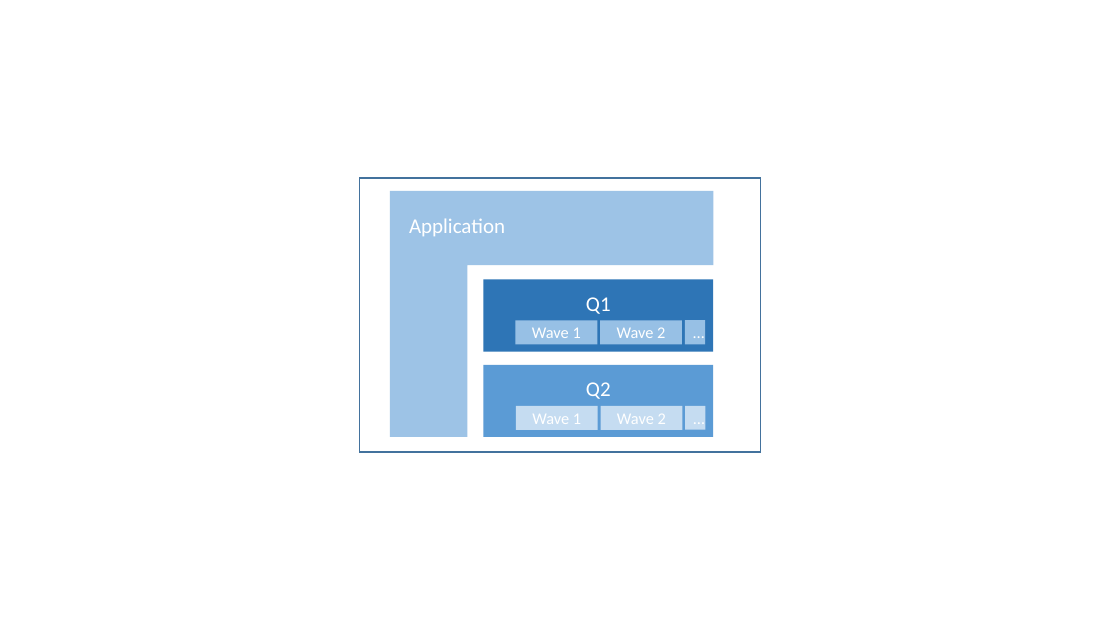
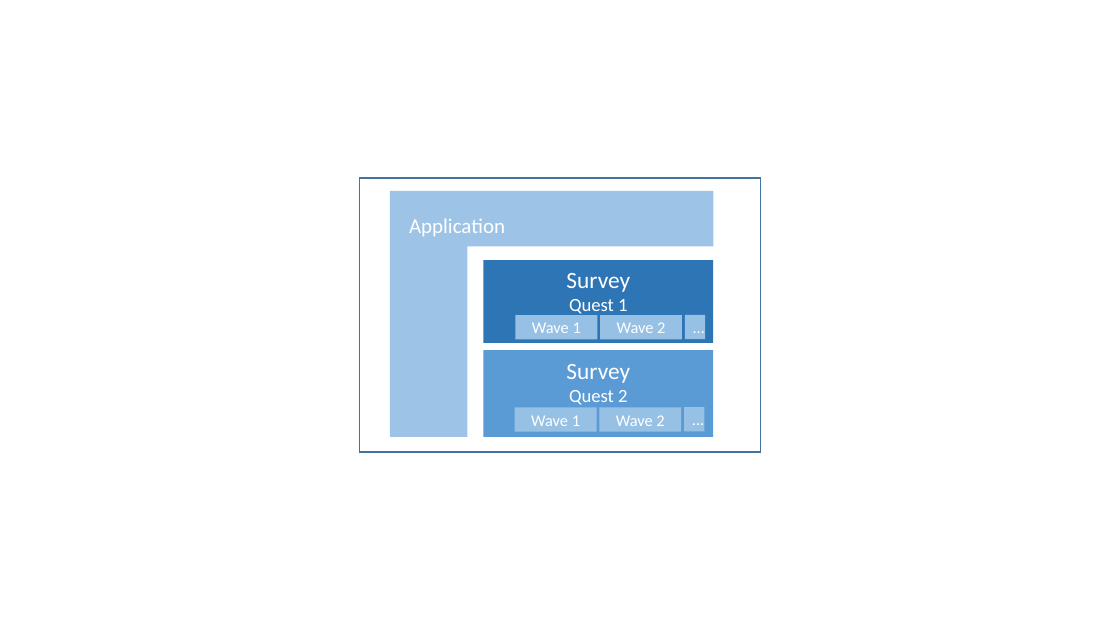
Before and after one commit to zew/go-questionnaire, a slide deck: slide 5 of static/img/doc/pics.pptx. Drawn at 1120x630 pixels with LibreOffice and Linux fonts; fonts in the diff are those of the drawing. Boxes give left, top, right and bottom in pixels: in the first picture for what was removed or moved away, otherwise in the second. Text is boxed around its words. In the diff, an @@ line names an element or a change of style, - is before the commit and + after.

```diff
--- a/static/img/doc/pics.pptx
+++ b/static/img/doc/pics.pptx
@@ corner at (390, 191, 713, 437): proportions changed @@
@@ rectangle "Survey": place and size @@
-rectangle "Survey" at (483, 280, 713, 352)
+rectangle "Survey" at (483, 260, 713, 344)
@@ text in rectangle at (566, 273, 630, 317): text changed; size 18 to 20 pt @@
-Q1
+Survey
+Quest 1
@@ 3 rectangles: place and size @@
-3 rectangles at (516, 320, 705, 344)
+3 rectangles at (516, 315, 705, 339)
@@ rectangle "Survey": place and size @@
-rectangle "Survey" at (483, 365, 713, 437)
+rectangle "Survey" at (483, 350, 713, 437)
@@ text in rectangle at (566, 364, 630, 405): text changed; size 18 to 20 pt @@
-Q2
+Survey
+Quest 2
@@ fill #C5DCF1 to #97C0E5 in 3 elements at (515, 408, 597, 432), (600, 408, 681, 432), (684, 408, 704, 432) @@
```
Also in this commit, not shown: 16 other files.
